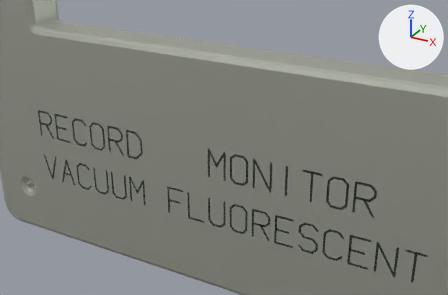
The glTF model public/assets/items/faceplate-aluminum.glb: old version first, new version second.
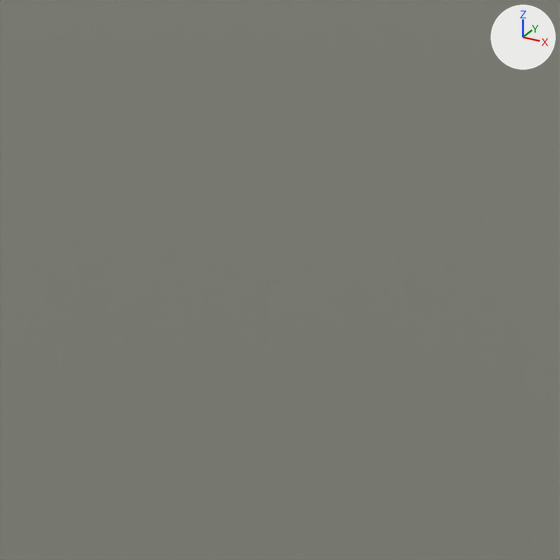
Each version appears first from a camera (50 mm lens) standing at (-0.6143, -0.4941, 0.4015) and looking at (-0.8885, 0.0046, 0.1522), and next in a close-up on the part from 33% to 44% of the width and 45% to 62% of the height. Lighting does not change. The marker at upper right points along +X, +Y and +Z. The older version's two pictures come first. The close-ups show mesh edges as thin lines. Where no turn or scale is listed for an object, it has been applied to the vertices. Vertices at exactly the same position are counted once.

Names of what the first close-up shows: 'replacement-faceplate-with-eight-real-apertures'.
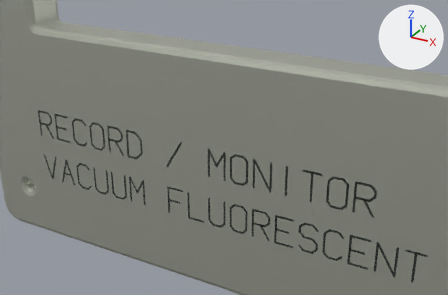
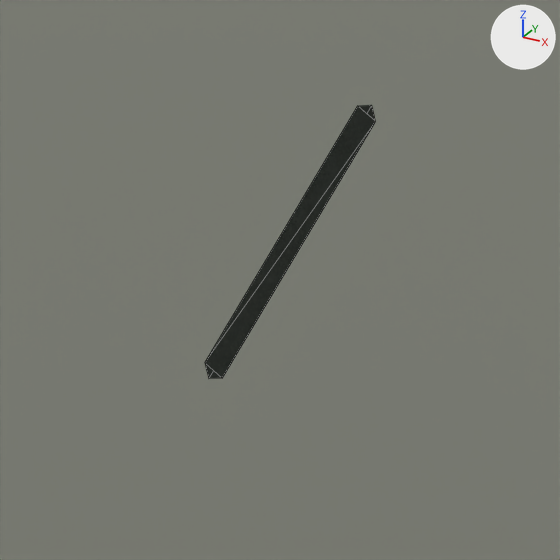
Where the change shows, as pixel boxes (x1, y1, x2, y2) in the close-ups (560 x 560 px):
'continuous-etched-lettering.003', reshaped (not visible before): after (205, 105, 375, 379)

Diff of the bpy script that builds the scene:
```diff
--- a/public/assets/items/faceplate-aluminum.glb.py
+++ b/public/assets/items/faceplate-aluminum.glb.py
@@ me_continuous_etched_lettering_003 @@
 # used by ob_continuous_etched_lettering_003; location = (-1.11, -0.022, 0.131)
-me_continuous_etched_lettering_003.from_pydata(...)  # 402 vertices, 432 faces; spans x -0.001..0.384, y 0.0, z -0.001..0.03
+me_continuous_etched_lettering_003.from_pydata(...)  # 410 vertices, 438 faces; spans x -0.001..0.384, y 0.0, z -0.001..0.03
+# me_continuous_etched_lettering_003 part 1: the loose piece of 8 vertices spanning x 0.3..0.302, y 0.0, z -0.001..0.03 is copied, and the copy is turned 31 degrees about the y axis through its middle and scaled by 1.16, then moved by (-0.122, 0.0, 0.0); it spans x 0.17..0.189, y 0.0, z -0.001..0.03
 me_continuous_etched_lettering_003.materials.append(mat_darkink)
```
